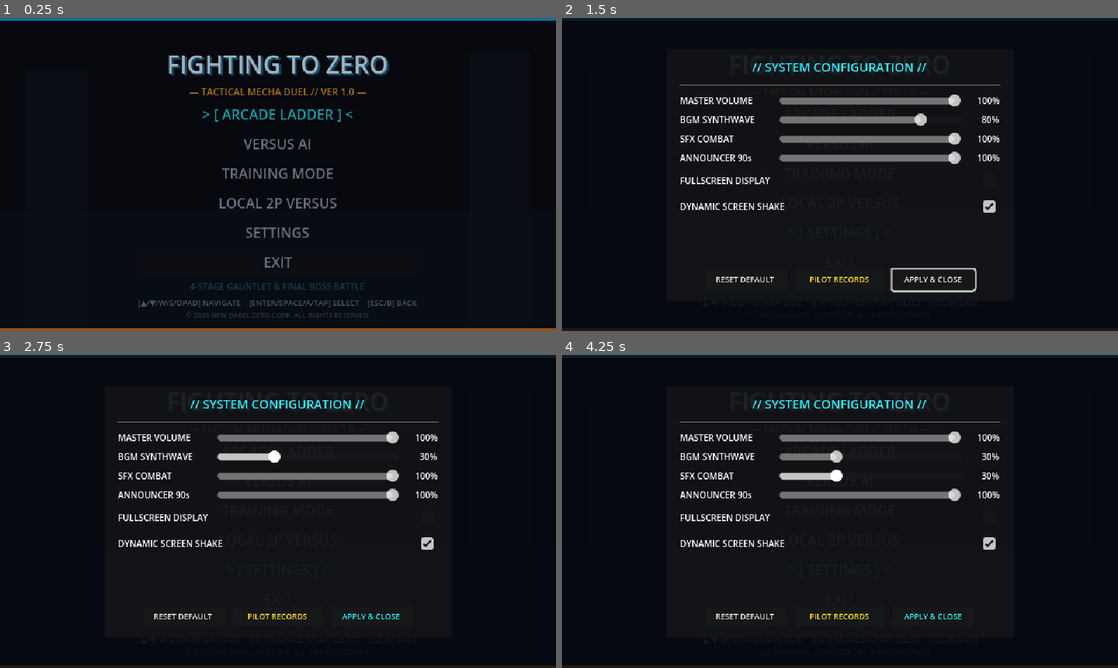
Above: before the commit, frames 1-4 (two rows, left to right).
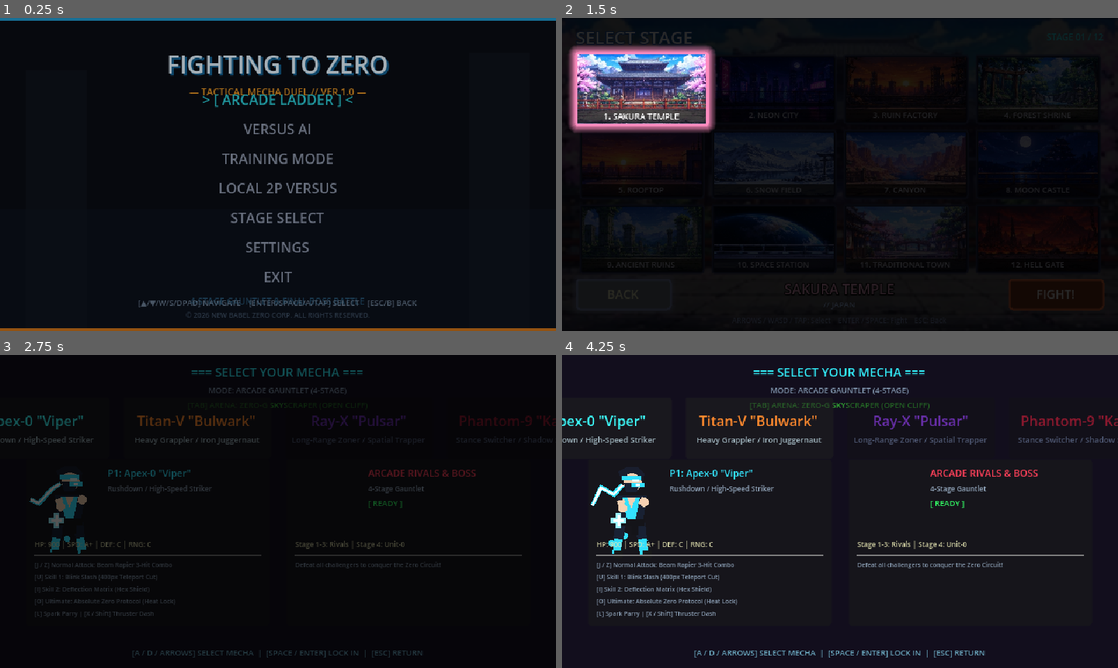
Above: after the commit, the same moments.

Repository: peterfernandochristian123-art/game
Game: Godot game, scene res://scenes/main_menu.tscn
Same seed, same stepped clock (60 frames per second), same inputs: the game is played once before the commit and once after it.
Inputs (mouse positions are in pixels of both pictures, inside the frame that each line leads up to):
- Up to frame 1 (0.25 s): no input
- Up to frame 2 (1.5 s): click "SETTINGS" (after the commit: "STAGE SELECT") at 0.5 s; click (623, 293) at 1.25 s, where only the run after the commit has a clickable "BACK"
- Up to frame 3 (2.75 s): click "ARCADE LADDER" (after the commit: "> [ ARCADE LADDER ] <") at 2 s
- Up to frame 4 (4.25 s): click (840, 452) at 2.75 s, where only the run before the commit has a clickable "ARCADE LADDER"; click (840, 480) at 3.5 s, where only the run before the commit has a clickable "VERSUS AI"

The runs differ from the first frame. In frame 1, 3.7% of the frame differs, in the area x 34-66%, y 24-92%; in frame 2, 16%, in the area x 0-100%, y 0-100%; in frame 3, 11%; in frame 4, 11%.

Commit message:
feat(stages): expose stage select in main menu, create 12 individual arena scenes, and provide root script aliases

Diff:
--- a/project.godot
+++ b/project.godot
@@ -25,14 +25,6 @@
 
 EventBus="*res://scripts/core/event_bus.gd"
 InputBuffer="*res://scripts/core/input_buffer.gd"
-
-[layer_names]
-
-2d_physics/layer_1="World"
-2d_physics/layer_2="Hurtbox"
-2d_physics/layer_3="StrikeHitbox"
-2d_physics/layer_4="GrabHitbox"
-2d_physics/layer_5="LedgeSensor"
 
 [display]
 
@@ -150,6 +142,14 @@
 ]
 }
 
+[layer_names]
+
+2d_physics/layer_1="World"
+2d_physics/layer_2="Hurtbox"
+2d_physics/layer_3="StrikeHitbox"
+2d_physics/layer_4="GrabHitbox"
+2d_physics/layer_5="LedgeSensor"
+
 [rendering]
 
 textures/canvas_textures/default_texture_filter=0
--- /dev/null
+++ b/scenes/arenas/ancient_ruins.tscn
@@ -0,0 +1,6 @@
+[gd_scene load_steps=2 format=3]
+
+[ext_resource type="PackedScene" path="res://scenes/arenas/arena_stage.tscn" id="1_base"]
+
+[node name="AncientRuins" instance=ExtResource("1_base")]
+stage_id = &"ancient_ruins"
--- /dev/null
+++ b/scenes/arenas/canyon.tscn
@@ -0,0 +1,6 @@
+[gd_scene load_steps=2 format=3]
+
+[ext_resource type="PackedScene" path="res://scenes/arenas/arena_stage.tscn" id="1_base"]
+
+[node name="Canyon" instance=ExtResource("1_base")]
+stage_id = &"canyon"
--- /dev/null
+++ b/scenes/arenas/forest_shrine.tscn
@@ -0,0 +1,6 @@
+[gd_scene load_steps=2 format=3]
+
+[ext_resource type="PackedScene" path="res://scenes/arenas/arena_stage.tscn" id="1_base"]
+
+[node name="ForestShrine" instance=ExtResource("1_base")]
+stage_id = &"forest_shrine"
--- /dev/null
+++ b/scenes/arenas/hell_gate.tscn
@@ -0,0 +1,6 @@
+[gd_scene load_steps=2 format=3]
+
+[ext_resource type="PackedScene" path="res://scenes/arenas/arena_stage.tscn" id="1_base"]
+
+[node name="HellGate" instance=ExtResource("1_base")]
+stage_id = &"hell_gate"
--- /dev/null
+++ b/scenes/arenas/moon_castle.tscn
@@ -0,0 +1,6 @@
+[gd_scene load_steps=2 format=3]
+
+[ext_resource type="PackedScene" path="res://scenes/arenas/arena_stage.tscn" id="1_base"]
+
+[node name="MoonCastle" instance=ExtResource("1_base")]
+stage_id = &"moon_castle"
--- /dev/null
+++ b/scenes/arenas/neon_city.tscn
@@ -0,0 +1,6 @@
+[gd_scene load_steps=2 format=3]
+
+[ext_resource type="PackedScene" path="res://scenes/arenas/arena_stage.tscn" id="1_base"]
+
+[node name="NeonCity" instance=ExtResource("1_base")]
+stage_id = &"neon_city"
--- /dev/null
+++ b/scenes/arenas/rooftop.tscn
@@ -0,0 +1,6 @@
+[gd_scene load_steps=2 format=3]
+
+[ext_resource type="PackedScene" path="res://scenes/arenas/arena_stage.tscn" id="1_base"]
+
+[node name="Rooftop" instance=ExtResource("1_base")]
+stage_id = &"rooftop"
--- /dev/null
+++ b/scenes/arenas/ruin_factory.tscn
@@ -0,0 +1,6 @@
+[gd_scene load_steps=2 format=3]
+
+[ext_resource type="PackedScene" path="res://scenes/arenas/arena_stage.tscn" id="1_base"]
+
+[node name="RuinFactory" instance=ExtResource("1_base")]
+stage_id = &"ruin_factory"
--- /dev/null
+++ b/scenes/arenas/sakura_temple.tscn
@@ -0,0 +1,6 @@
+[gd_scene load_steps=2 format=3]
+
+[ext_resource type="PackedScene" path="res://scenes/arenas/arena_stage.tscn" id="1_base"]
+
+[node name="SakuraTemple" instance=ExtResource("1_base")]
+stage_id = &"sakura_temple"
--- /dev/null
+++ b/scenes/arenas/snow_field.tscn
@@ -0,0 +1,6 @@
+[gd_scene load_steps=2 format=3]
+
+[ext_resource type="PackedScene" path="res://scenes/arenas/arena_stage.tscn" id="1_base"]
+
+[node name="SnowField" instance=ExtResource("1_base")]
+stage_id = &"snow_field"
--- /dev/null
+++ b/scenes/arenas/space_station.tscn
@@ -0,0 +1,6 @@
+[gd_scene load_steps=2 format=3]
+
+[ext_resource type="PackedScene" path="res://scenes/arenas/arena_stage.tscn" id="1_base"]
+
+[node name="SpaceStation" instance=ExtResource("1_base")]
+stage_id = &"space_station"
--- /dev/null
+++ b/scenes/arenas/traditional_town.tscn
@@ -0,0 +1,6 @@
+[gd_scene load_steps=2 format=3]
+
+[ext_resource type="PackedScene" path="res://scenes/arenas/arena_stage.tscn" id="1_base"]
+
+[node name="TraditionalTown" instance=ExtResource("1_base")]
+stage_id = &"traditional_town"
--- /dev/null
+++ b/scenes/stage_select.tscn
@@ -0,0 +1,12 @@
+[gd_scene load_steps=2 format=3]
+
+[ext_resource type="Script" path="res://scripts/ui/stage_select.gd" id="1_stage_select"]
+
+[node name="StageSelect" type="Control"]
+layout_mode = 3
+anchors_preset = 15
+anchor_right = 1.0
+anchor_bottom = 1.0
+grow_horizontal = 2
+grow_vertical = 2
+script = ExtResource("1_stage_select")
--- /dev/null
+++ b/scripts/stage_manager.gd
@@ -0,0 +1,3 @@
+## Alias dan wrapper untuk StageManager (Registri 12 Map Arena)
+## File implementasi utama berada di res://scripts/core/stage_manager.gd
+extends "res://scripts/core/stage_manager.gd"
--- /dev/null
+++ b/scripts/stage_select.gd
@@ -0,0 +1,3 @@
+## Alias dan wrapper untuk StageSelect UI (Story 12 Map Selection)
+## File utama berada di res://scripts/ui/stage_select.gd
+extends "res://scripts/ui/stage_select.gd"
--- a/scripts/ui/main_menu.gd
+++ b/scripts/ui/main_menu.gd
@@ -17,8 +17,9 @@
 	VERSUS_AI = 1,
 	TRAINING_MODE = 2,
 	LOCAL_2P = 3,
-	SETTINGS = 4,
-	EXIT = 5
+	STAGE_SELECT = 4,
+	SETTINGS = 5,
+	EXIT = 6
 }
 
 const MENU_DATA: Array[Dictionary] = [
@@ -26,6 +27,7 @@
 	{"id": &"versus_ai", "label": "VERSUS AI", "scene": "res://scenes/character_select.tscn", "subtext": "SOLO DUEL VS AI (NOVICE / VETERAN / ACE)"},
 	{"id": &"training", "label": "TRAINING MODE", "scene": "res://scenes/training_mode.tscn", "subtext": "PRACTICE LAB & FRAME DATA INSPECTOR"},
 	{"id": &"local_2p", "label": "LOCAL 2P VERSUS", "scene": "res://scenes/character_select.tscn", "subtext": "2-PLAYER BATTLE ON A SINGLE SCREEN"},
+	{"id": &"stage_select", "label": "STAGE SELECT", "scene": "res://scenes/menus/stage_select.tscn", "subtext": "BROWSE & PLAY ALL 12 BATTLE ARENAS"},
 	{"id": &"settings", "label": "SETTINGS", "scene": "", "subtext": "AUDIO BUSSES, CONTROLS & DISPLAY"},
 	{"id": &"exit", "label": "EXIT", "scene": "", "subtext": "SHUTDOWN SYSTEM & EXIT GAME"}
 ]
@@ -74,6 +76,7 @@
 			btn = children[i] as Button
 		else:
 			btn = Button.new()
+			btn.flat = true
 			menu_container.add_child(btn)
 
 		btn.text = MENU_DATA[i]["label"]
--- a/scripts/ui/stage_select.gd
+++ b/scripts/ui/stage_select.gd
@@ -446,6 +446,8 @@
 	is_transitioning = true
 	MenuAudio.play_confirm_chime(self)
 	fight_requested.emit(id)
+	if MatchConfig.game_mode == &"stage_select":
+		MatchConfig.set_mode(&"versus_ai")
 	_go_to(MatchConfig.get_target_scene())
 
 func _on_back_pressed() -> void:
@@ -454,7 +456,10 @@
 	is_transitioning = true
 	MenuAudio.play_cancel_buzz(self)
 	back_requested.emit()
-	_go_to(CHARACTER_SELECT_SCENE)
+	if MatchConfig.game_mode == &"stage_select":
+		_go_to("res://scenes/main_menu.tscn")
+	else:
+		_go_to(CHARACTER_SELECT_SCENE)
 
 func _go_to(path: String) -> void:
 	scene_change_requested.emit(path)
--- a/tests/test_main_menu.gd
+++ b/tests/test_main_menu.gd
@@ -58,9 +58,9 @@
 func _test_scene_structure() -> void:
 	var menu := _instantiate_menu()
 	_check(menu != null, "Scene main_menu.tscn berhasil diinstansiasi.")
-	_check(menu.button_nodes.size() == 6, "Main Menu memiliki 6 tombol navigasi (Ditemukan: %d)." % menu.button_nodes.size())
+	_check(menu.button_nodes.size() == 7, "Main Menu memiliki 7 tombol navigasi (Ditemukan: %d)." % menu.button_nodes.size())
 
-	var expected_ids := [&"arcade", &"versus_ai", &"training", &"local_2p", &"settings", &"exit"]
+	var expected_ids := [&"arcade", &"versus_ai", &"training", &"local_2p", &"stage_select", &"settings", &"exit"]
 	for i in range(expected_ids.size()):
 		_check(MainMenu.MENU_DATA[i]["id"] == expected_ids[i], "ID opsi index %d cocok: %s" % [i, expected_ids[i]])
 
@@ -90,17 +90,18 @@
 	menu._move_focus(1)
 	_check(menu.current_focus_index == 2, "Pergerakan ke bawah memindahkan fokus ke index 2 (TRAINING MODE).")
 
-	# Pindah langsung ke index 5 (EXIT)
-	menu.set_focus_index(5, false)
-	_check(menu.current_focus_index == 5, "Fokus berpindah ke index 5 (EXIT).")
+	# Pindah langsung ke index EXIT (6)
+	var exit_idx := MainMenu.MENU_DATA.size() - 1
+	menu.set_focus_index(exit_idx, false)
+	_check(menu.current_focus_index == exit_idx, "Fokus berpindah ke index EXIT (%d)." % exit_idx)
 
-	# 5 -> Down -> Wrap-around ke 0
+	# Exit -> Down -> Wrap-around ke 0
 	menu._move_focus(1)
-	_check(menu.current_focus_index == 0, "Wrap-around ke bawah dari index 5 berhasil kembali ke index 0.")
+	_check(menu.current_focus_index == 0, "Wrap-around ke bawah dari index EXIT berhasil kembali ke index 0.")
 
-	# 0 -> Up -> Wrap-around ke 5
+	# 0 -> Up -> Wrap-around ke Exit
 	menu._move_focus(-1)
-	_check(menu.current_focus_index == 5, "Wrap-around ke atas dari index 0 berhasil menuju index 5.")
+	_check(menu.current_focus_index == exit_idx, "Wrap-around ke atas dari index 0 berhasil menuju index EXIT.")
 
 	_check(stats["nav"] >= 4, "Sinyal focus_changed terpancar pada setiap perpindahan fokus (%dx)." % stats["nav"])
 	_check(stats["bus"] >= 4, "EventBus.menu_navigated terpancar global (%dx)." % stats["bus"])
